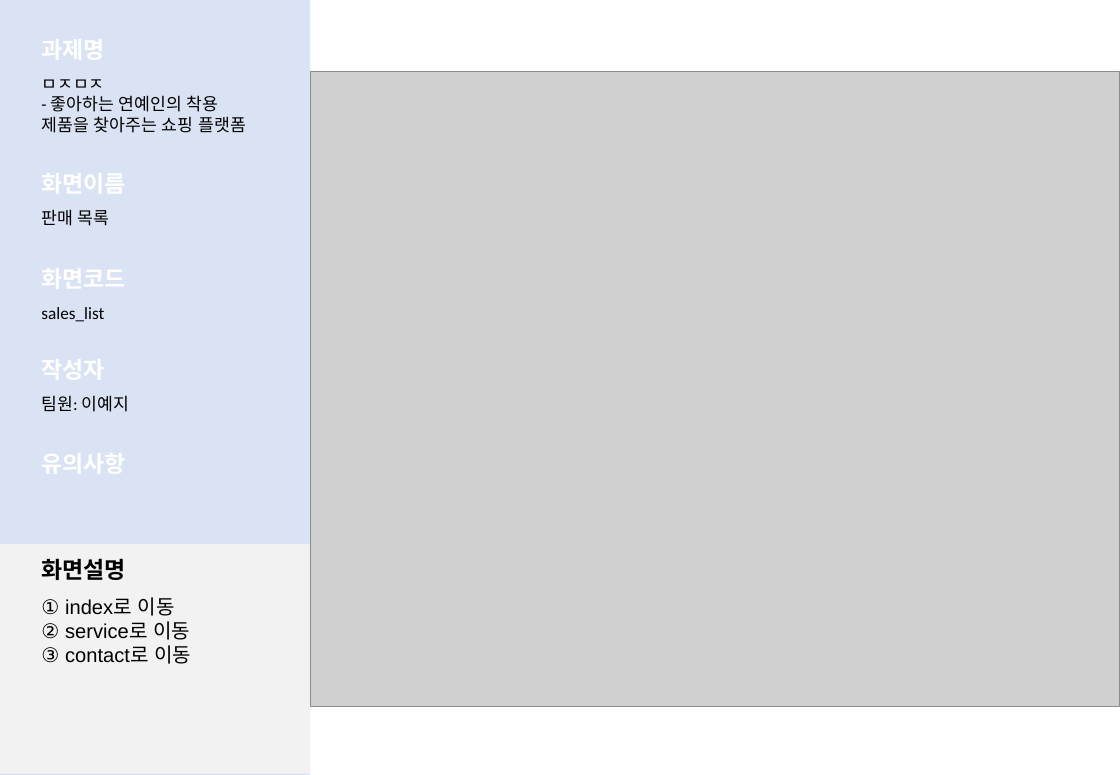
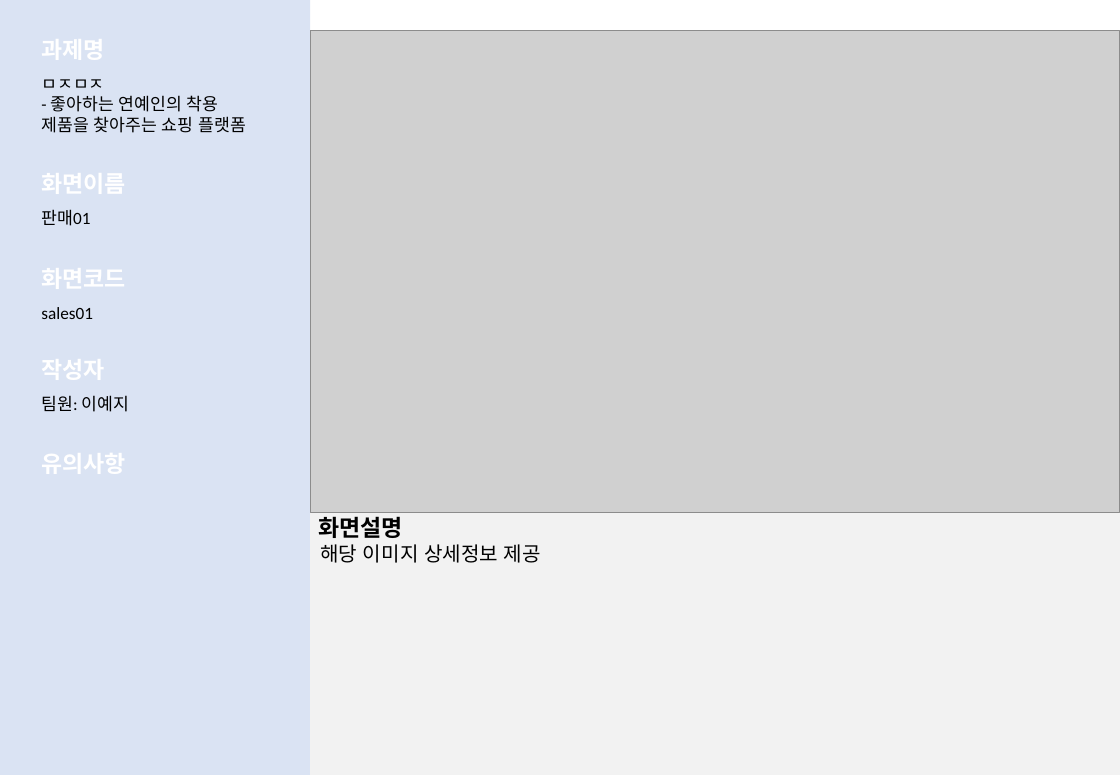
Before and after one commit to LeticiaKang/Project_Idol-Fandom-WebPlaform, a slide deck: slide 20 of 1. 산출문서/화면설계서(실전)/화면설계서_서식(1조. HappyVirus) (실전).pptx (slide 17 before the commit). Drawn at 1120x775 pixels with LibreOffice and Linux fonts; fonts in the diff are those of the drawing; grey boxes stand for pictures. Boxes give left, top, right and bottom in pixels: in the first picture for what was removed or moved away, otherwise in the second. Text is boxed around its words. In the diff, an @@ line names an element or a change of style, - is before the commit and + after.

Commit message:
산출문서 수정
- 화면설계서
- 데이터베이스 요구사항 분석서

```diff
--- a/1. 산출문서/화면설계서(실전)/화면설계서_서식(1조. HappyVirus) (실전).pptx
+++ b/1. 산출문서/화면설계서(실전)/화면설계서_서식(1조. HappyVirus) (실전).pptx
@@ picture: place and size @@
-picture at [310, 71, 1120, 706]
+picture at [310, 31, 1120, 514]
@@ text at [41, 209, 90, 226]: text changed @@
-판매 목록
+판매01
@@ text at [41, 307, 93, 319]: text changed @@
-sales_list
+sales01
@@ text "화면설명" rewrapped from [41, 558, 125, 580] to [318, 512, 402, 538] @@
@@ rectangle: place and size @@
-rectangle at [0, 545, 310, 775]
+rectangle at [310, 509, 1120, 775]
@@ text at [320, 544, 541, 563]: text changed; font Arial to Noto Sans CJK KR @@
-① index로 이동
-② service로 이동
-③ contact로 이동
+해당 이미지 상세정보 제공
```
Also in this commit, not shown: 15 other slides changed, 2 slides added, 1 other file.
